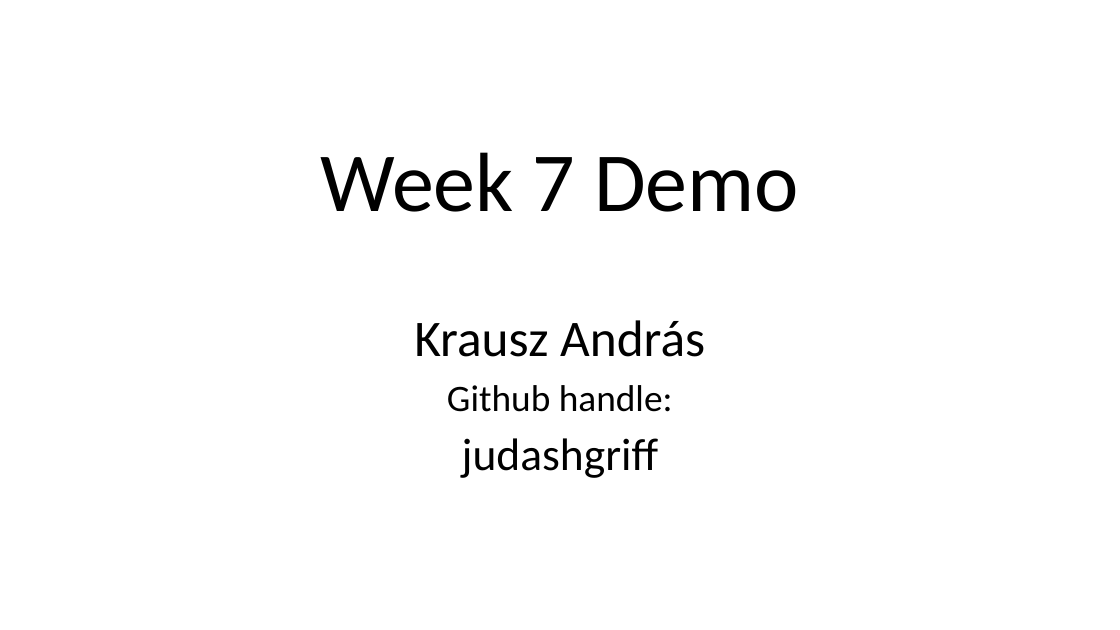
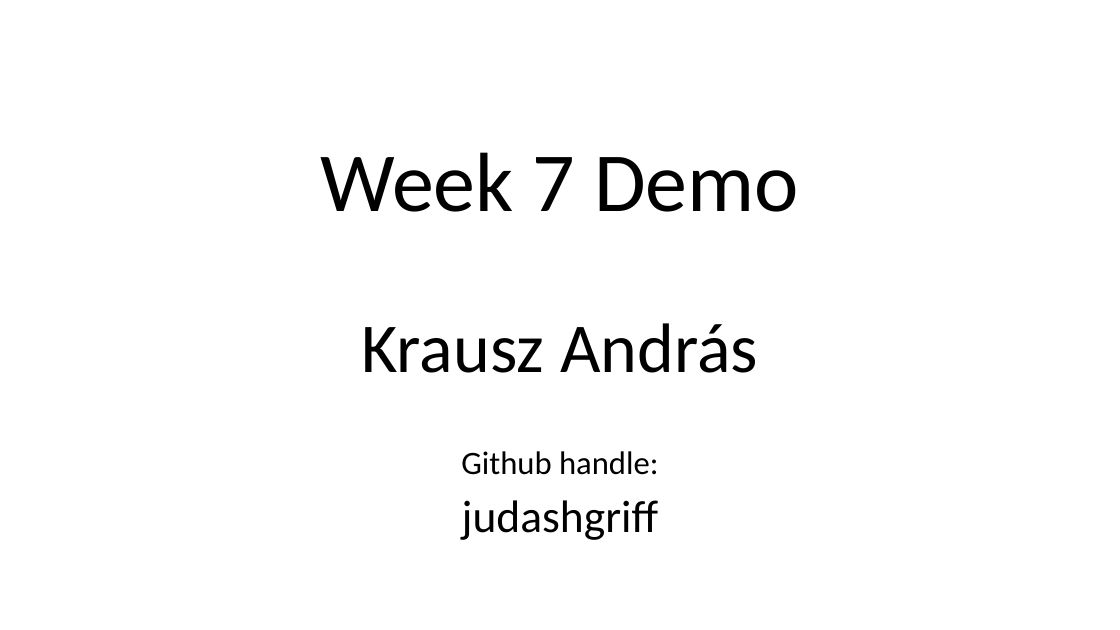
Before and after one commit to green-fox-academy/judashgriff, a slide deck: slide 1 of Week 7/demo/Week 7 Demo.pptx. Drawn at 1120x630 pixels with LibreOffice and Linux fonts; fonts in the diff are those of the drawing. Boxes give left, top, right and bottom in pixels: in the first picture for what was removed or moved away, otherwise in the second. Text is boxed around its words. In the diff, an @@ line names an element or a change of style, - is before the commit and + after.

```diff
--- a/Week 7/demo/Week 7 Demo.pptx
+++ b/Week 7/demo/Week 7 Demo.pptx
@@ subtitle at (362, 323, 758, 475): size 44 to 60 pt in "Krausz András"; size 32 to 28 pt in "Github handle:" @@
```
Also in this commit, not shown: 5 other files.
